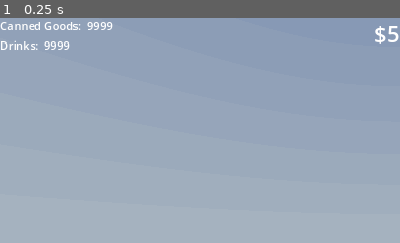
Above: before the commit, frame 1.
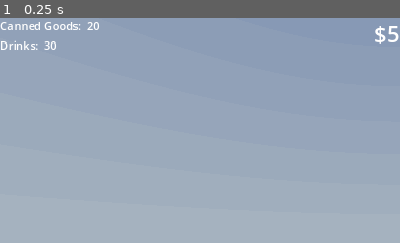
Above: after the commit, the same moment.

Repository: StixxyTape/TycoonRepo
Game: Godot game, scene res://Main/Scenes/World.tscn
The game is run twice, just before and just after one commit, with the same random seed, the same clock (stepped at 60 frames per second) and the same inputs. A sky picture missing from this copy of the repository is replaced by a grey-blue gradient.
Inputs:
- Up to frame 1 (0.25 s): no input
The pictures show only the part of the screen within x 0-50%, y 0-50%; the shares and areas given below are measured in that part.

The runs differ from the first frame. In frame 1, 0.2% of the frame differs, in the area x 11-29%, y 1-15%.

Commit message:
Stock Shop

Diff:
--- a/Tycoon/Facilities/Checkouts/Checkout.gd
+++ b/Tycoon/Facilities/Checkouts/Checkout.gd
@@ -2,7 +2,7 @@
 
 @export var scanTime : float = 1
 @export var queueGap : float = .7
-@export var queueDistFromWall : float = .2
+@export var queueDistFromWall : float = .4
 
 @onready var startPoint : Vector3 = $ConveyorPoints/StartPoint.position
 @onready var endPoint : Vector3 = $ConveyorPoints/EndPoint.position
--- a/Tycoon/Main/Scripts/Global.gd
+++ b/Tycoon/Main/Scripts/Global.gd
@@ -46,6 +46,7 @@
 	if Input.is_action_just_pressed("SwitchMode"):
 		buildMode = !buildMode
 		stockMode = !stockMode
+		camCanMove = true
 		switchSignal.emit()
 	if Input.is_action_just_pressed("CustomerSpawn"):
 		spawnCustomerSignal.emit()
--- a/Tycoon/Main/Scripts/SaveLoad.gd
+++ b/Tycoon/Main/Scripts/SaveLoad.gd
@@ -40,7 +40,7 @@
 				continue
 
 			if loadingPlayerData:
-				pass
+				Global.playerMoney = dicData["Money"]
 			elif loadingStockData:
 				if dicData["stockType"] == 000:
 					continue
@@ -152,8 +152,10 @@
 
 func SavePlayerData(saveFile):
 	saveFile.store_line(JSON.stringify("PlayerData"))
-	#var playerDataDic : Dictionary = {}
-	#saveFile.store_line(JSON.stringify(playerDataDic))
+	var playerDataDic : Dictionary = {
+		"Money" : Global.playerMoney
+	}
+	saveFile.store_line(JSON.stringify(playerDataDic))
 
 func SaveStockData(saveFile):
 	saveFile.store_line(JSON.stringify("StockData"))
--- a/Tycoon/Main/Systems/SystemStock.gd
+++ b/Tycoon/Main/Systems/SystemStock.gd
@@ -40,7 +40,7 @@
 	}
 	stockInventory[001] = {
 		"name" : "Canned Goods",
-		"amount" : 9999,
+		"amount" : 20,
 		"category" : "Food",
 		"prefab" : preload("res://Models/Stock/CannedGood.gltf"),
 		"purchasePrice" : 2,
@@ -48,7 +48,7 @@
 	}
 	stockInventory[002] = {
 		"name" : "Drinks",
-		"amount" : 9999,
+		"amount" : 30,
 		"category" : "Drink",
 		"prefab" : preload("res://Models/Stock/Drink.gltf"),
 		"purchasePrice" : 3,
--- a/Tycoon/Main/Systems/SystemUI.gd
+++ b/Tycoon/Main/Systems/SystemUI.gd
@@ -11,6 +11,10 @@
 func ResetUI():
 	for child in get_tree().get_nodes_in_group("UIReset"):
 		child.queue_free()
+
+	$StockShop.currentStockType = 000
+	$StockShop.currentQuantity = 0
+	$StockShop.basket.clear()
 
 func MenuUpdate():
 	ResetUI()
--- /dev/null
+++ b/Tycoon/UI/Scenes/CustomQuantityBox.tscn
@@ -0,0 +1,9 @@
+[gd_scene load_steps=2 format=3 uid="uid://co6ofk7jbibec"]
+
+[ext_resource type="Script" path="res://UI/Scripts/UIQuantityBox.gd" id="1_fego8"]
+
+[node name="CustomQuantityBox" type="Button"]
+offset_right = 8.0
+offset_bottom = 8.0
+toggle_mode = true
+script = ExtResource("1_fego8")
--- /dev/null
+++ b/Tycoon/UI/Scripts/UIQuantityBox.gd
@@ -0,0 +1,49 @@
+extends Button
+
+var defaultText : String = "Custom..."
+
+var hoveringOverButton : bool = false
+
+signal valueChanged(newValue)
+
+func _ready() -> void:
+	text = defaultText
+	focus_mode = FOCUS_NONE
+
+	mouse_entered.connect(HoverCheck.bind(
+		true
+	))
+	mouse_exited.connect(HoverCheck.bind(
+		false
+	))
+
+func _process(delta: float) -> void:
+	if button_pressed:
+		# For being able to click off of the button
+		#DisableFocusCheck()
+		InputCheck()
+
+#func DisableFocusCheck():
+	#if !Global.mouseHover and Input.is_action_just_pressed("Place"):
+		#button_pressed = false
+
+func InputCheck():
+	if Input.is_action_just_pressed("Backspace"):
+		if text == defaultText:
+			text = ""
+		text = text.erase(text.length() - 1)
+		valueChanged.emit(int(text))
+		return
+	for x in 10:
+		if Input.is_action_just_pressed(str("Number" + str(x))):
+			if text == defaultText:
+				text = ""
+			text += str(x)
+			valueChanged.emit(int(text))
+			return
+
+func HoverCheck(hovering):
+	if hovering:
+		hoveringOverButton = true
+	else:
+		hoveringOverButton = false
--- a/Tycoon/UI/Scripts/UIStockShop.gd
+++ b/Tycoon/UI/Scripts/UIStockShop.gd
@@ -1,9 +1,23 @@
 extends Control
 
-var basket : Array
+var customQuantityBox : PackedScene = preload("res://UI/Scenes/CustomQuantityBox.tscn")
+
+var stockSelectButtonGroup : String = "StockSelectButton"
+var currentStockType : int = 000
+
+var quantityPresets : Array = [1, 5, 10, 20, 50]
+var currentQuantity : float = 0
+
+var basket : Dictionary = {}
 
 func _ready() -> void:
 	CreateStockShopButton()
+	$StockShopMenu.child_order_changed.connect(AddResetGroup)
+
+# Gets the most recently added child and adds it to the reset group
+func AddResetGroup():
+	if $StockShopMenu != null and $StockShopMenu.get_children().size() > 0:
+		$StockShopMenu.get_child($StockShopMenu.get_children().size() - 1).add_to_group(get_parent().resetGroup)
 
 func CreateStockShopButton():
 	var stockShopButton = Button.new()
@@ -17,28 +31,130 @@
 func OpenStockShop():
 	get_parent().ResetUI()
 
+	var stockSelectLabel : Label = Label.new()
+	stockSelectLabel.text = "Choose Stock"
+	$StockShopMenu.add_child(stockSelectLabel)
+
 	for stockType in Global.stockSys.stockInventory:
 		if stockType == 000:
 			continue
-		var stockHBox = HBoxContainer.new()
-		stockHBox.add_to_group(get_parent().resetGroup)
-		$StockShopMenu.add_child(stockHBox)
+		var stockSelect : Button = Button.new()
+		var buttonStr : String = str(
+			"Purchase " + Global.stockSys.stockInventory[stockType]["name"] +
+			" - " + "$" + str(Global.stockSys.stockInventory[stockType]["purchasePrice"]))
+		CreateButton(stockSelect, buttonStr, $StockShopMenu)
 
-		var stockLabel = Label.new()
-		stockLabel.text = "Purchase " + Global.stockSys.stockInventory[stockType]["name"]
-		stockHBox.add_child(stockLabel)
+		stockSelect.add_to_group(stockSelectButtonGroup)
 
-		#var stockPurchaseButton = Button.new()
-		#stockPurchaseButton
-		#$StockShopMenu.add_child(stockButton)
+		stockSelect.pressed.connect(SelectStock.bind(
+			stockType,
+			stockSelect
+		))
+		stockSelect.pressed.connect(UpdateAddBasketText)
 
-		#stockButton.pressed.connect(Global.stockSys.StockShelf.bind(
-			#stockType,
-			#shelf
-		#))
-		#ConnectMouseHover(stockButton)
+	var quantitySelectLabel : Label = Label.new()
+	quantitySelectLabel.text = "Choose Quantity"
+	$StockShopMenu.add_child(quantitySelectLabel)
+
+	var quantityMenu : HBoxContainer = HBoxContainer.new()
+	quantityMenu.alignment = BoxContainer.ALIGNMENT_CENTER
+	quantityMenu.name = "QuantityMenu"
+	$StockShopMenu.add_child(quantityMenu)
+
+	for quantity in quantityPresets:
+		var quantitySelect : Button = Button.new()
+		CreateButton(quantitySelect, str(quantity), quantityMenu)
+
+		quantitySelect.pressed.connect(SelectQuantity.bind(
+			quantity,
+			quantitySelect
+		))
+		quantitySelect.pressed.connect(UpdateAddBasketText)
+
+	var customQuantityButton : Button = customQuantityBox.instantiate()
+	get_parent().ConnectMouseHover(customQuantityButton)
+	customQuantityButton.pressed.connect(SelectQuantity.bind(
+		"Custom",
+		customQuantityButton
+	))
+	customQuantityButton.pressed.connect(UpdateAddBasketText)
+	customQuantityButton.valueChanged.connect(CustomQuantityUpdate)
+	$StockShopMenu.add_child(customQuantityButton)
+
+	# An invisible label to add some space for the add to basket button
+	var bufferLabel : Label = Label.new()
+	$StockShopMenu.add_child(bufferLabel)
+
+	var addToBasketLabel : Label = Label.new()
+	addToBasketLabel.name = "AddToBasketLabel"
+	addToBasketLabel.horizontal_alignment = HORIZONTAL_ALIGNMENT_CENTER
+	$StockShopMenu.add_child(addToBasketLabel)
+
+	var purchaseButton : Button = Button.new()
+	CreateButton(purchaseButton, "Purchase", $StockShopMenu)
+	purchaseButton.toggle_mode = false
+	purchaseButton.pressed.connect(PurchaseStock)
 
 	get_parent().CreateReturnButton(CloseStockShop)
 
+
+func SelectStock(stockType, currentButton):
+	for child in $StockShopMenu.get_children():
+		if child == currentButton:
+			continue
+		if child.is_in_group(stockSelectButtonGroup):
+			child.button_pressed = false
+
+	currentStockType = stockType
+
+func SelectQuantity(quantity, currentButton):
+	if currentButton.button_pressed == false:
+		currentQuantity = 0
+		return
+
+	var quantityMenu = get_node("StockShopMenu/QuantityMenu")
+	for child in quantityMenu.get_children():
+		if child == currentButton:
+			continue
+		child.button_pressed = false
+	if str(quantity) != "Custom":
+		get_node("StockShopMenu/CustomQuantityBox").button_pressed = false
+		currentQuantity = quantity
+	else:
+		currentQuantity = int(get_node("StockShopMenu/CustomQuantityBox").text)
+
+
+func CustomQuantityUpdate(newQuantity):
+	currentQuantity = newQuantity
+	UpdateAddBasketText()
+
+func UpdateAddBasketText():
+	if currentQuantity != 0 and currentStockType != 000:
+		var basketStr = (str(currentQuantity) + "x" + " " +
+		Global.stockSys.stockInventory[currentStockType]["name"] + " -  $" +
+		str(Global.stockSys.stockInventory[currentStockType]["purchasePrice"] * currentQuantity)
+		)
+		$StockShopMenu.get_node("AddToBasketLabel").text = basketStr
+	else:
+		$StockShopMenu.get_node("AddToBasketLabel").text = ""
+
+func PurchaseStock():
+	var totalCost : float = currentQuantity * Global.stockSys.stockInventory[currentStockType]["purchasePrice"]
+
+	if Global.playerMoney >= totalCost:
+		Global.playerMoney -= totalCost
+		Global.stockSys.stockInventory[currentStockType]["amount"] += currentQuantity
+		Global.UpdateUI()
+
+
 func CloseStockShop():
 	get_parent().MenuUpdate()
+
+func CreateButton(button, buttonText, buttonParent):
+	button.text = buttonText
+
+	button.focus_mode = Control.FOCUS_NONE
+	button.toggle_mode = true
+
+	get_parent().ConnectMouseHover(button)
+	buttonParent.add_child(button)
--- a/Tycoon/project.godot
+++ b/Tycoon/project.godot
@@ -113,6 +113,61 @@
 "events": [Object(InputEventKey,"resource_local_to_scene":false,"resource_name":"","device":-1,"window_id":0,"alt_press …(189 unchanged characters)…
 ]
 }
+Number1={
+"deadzone": 0.5,
+"events": [Object(InputEventKey,"resource_local_to_scene":false,"resource_name":"","device":-1,"window_id":0,"alt_pressed":false,"shift_pressed":false,"ctrl_pressed":false,"meta_pressed":false,"pressed":false,"keycode":0,"physical_keycode":49,"key_label":0,"unicode":49,"location":0,"echo":false,"script":null)
+]
+}
+Number2={
+"deadzone": 0.5,
+"events": [Object(InputEventKey,"resource_local_to_scene":false,"resource_name":"","device":-1,"window_id":0,"alt_pressed":false,"shift_pressed":false,"ctrl_pressed":false,"meta_pressed":false,"pressed":false,"keycode":0,"physical_keycode":50,"key_label":0,"unicode":50,"location":0,"echo":false,"script":null)
+]
+}
+Number3={
+"deadzone": 0.5,
+"events": [Object(InputEventKey,"resource_local_to_scene":false,"resource_name":"","device":-1,"window_id":0,"alt_pressed":false,"shift_pressed":false,"ctrl_pressed":false,"meta_pressed":false,"pressed":false,"keycode":0,"physical_keycode":51,"key_label":0,"unicode":51,"location":0,"echo":false,"script":null)
+]
+}
+Number4={
+"deadzone": 0.5,
+"events": [Object(InputEventKey,"resource_local_to_scene":false,"resource_name":"","device":-1,"window_id":0,"alt_pressed":false,"shift_pressed":false,"ctrl_pressed":false,"meta_pressed":false,"pressed":false,"keycode":0,"physical_keycode":52,"key_label":0,"unicode":52,"location":0,"echo":false,"script":null)
+]
+}
+Number5={
+"deadzone": 0.5,
+"events": [Object(InputEventKey,"resource_local_to_scene":false,"resource_name":"","device":-1,"window_id":0,"alt_pressed":false,"shift_pressed":false,"ctrl_pressed":false,"meta_pressed":false,"pressed":false,"keycode":0,"physical_keycode":53,"key_label":0,"unicode":53,"location":0,"echo":false,"script":null)
+]
+}
+Number6={
+"deadzone": 0.5,
+"events": [Object(InputEventKey,"resource_local_to_scene":false,"resource_name":"","device":-1,"window_id":0,"alt_pressed":false,"shift_pressed":false,"ctrl_pressed":false,"meta_pressed":false,"pressed":false,"keycode":0,"physical_keycode":54,"key_label":0,"unicode":54,"location":0,"echo":false,"script":null)
+]
+}
+Number7={
+"deadzone": 0.5,
+"events": [Object(InputEventKey,"resource_local_to_scene":false,"resource_name":"","device":-1,"window_id":0,"alt_pressed":false,"shift_pressed":false,"ctrl_pressed":false,"meta_pressed":false,"pressed":false,"keycode":0,"physical_keycode":55,"key_label":0,"unicode":55,"location":0,"echo":false,"script":null)
+]
+}
+Number8={
+"deadzone": 0.5,
+"events": [Object(InputEventKey,"resource_local_to_scene":false,"resource_name":"","device":-1,"window_id":0,"alt_pressed":false,"shift_pressed":false,"ctrl_pressed":false,"meta_pressed":false,"pressed":false,"keycode":0,"physical_keycode":56,"key_label":0,"unicode":56,"location":0,"echo":false,"script":null)
+]
+}
+Number9={
+"deadzone": 0.5,
+"events": [Object(InputEventKey,"resource_local_to_scene":false,"resource_name":"","device":-1,"window_id":0,"alt_pressed":false,"shift_pressed":false,"ctrl_pressed":false,"meta_pressed":false,"pressed":false,"keycode":0,"physical_keycode":57,"key_label":0,"unicode":57,"location":0,"echo":false,"script":null)
+]
+}
+Number0={
+"deadzone": 0.5,
+"events": [Object(InputEventKey,"resource_local_to_scene":false,"resource_name":"","device":-1,"window_id":0,"alt_pressed":false,"shift_pressed":false,"ctrl_pressed":false,"meta_pressed":false,"pressed":false,"keycode":0,"physical_keycode":48,"key_label":0,"unicode":48,"location":0,"echo":false,"script":null)
+]
+}
+Backspace={
+"deadzone": 0.5,
+"events": [Object(InputEventKey,"resource_local_to_scene":false,"resource_name":"","device":-1,"window_id":0,"alt_pressed":false,"shift_pressed":false,"ctrl_pressed":false,"meta_pressed":false,"pressed":false,"keycode":0,"physical_keycode":4194308,"key_label":0,"unicode":0,"location":0,"echo":false,"script":null)
+]
+}
 
 [layer_names]
 
Not shown, added: Tycoon/Main/Scenes/UISC144.tmp
Not shown, added: Tycoon/Main/Scenes/UISF825.tmp
Not shown, added: Tycoon/UI/Scenes/Sto6C56.tmp
Not shown, added: Tycoon/UI/Scenes/Sto797.tmp
Not shown, added: Tycoon/UI/Scenes/Sto7A9F.tmp
Not shown, added: Tycoon/UI/Scenes/Sto805.tmp
